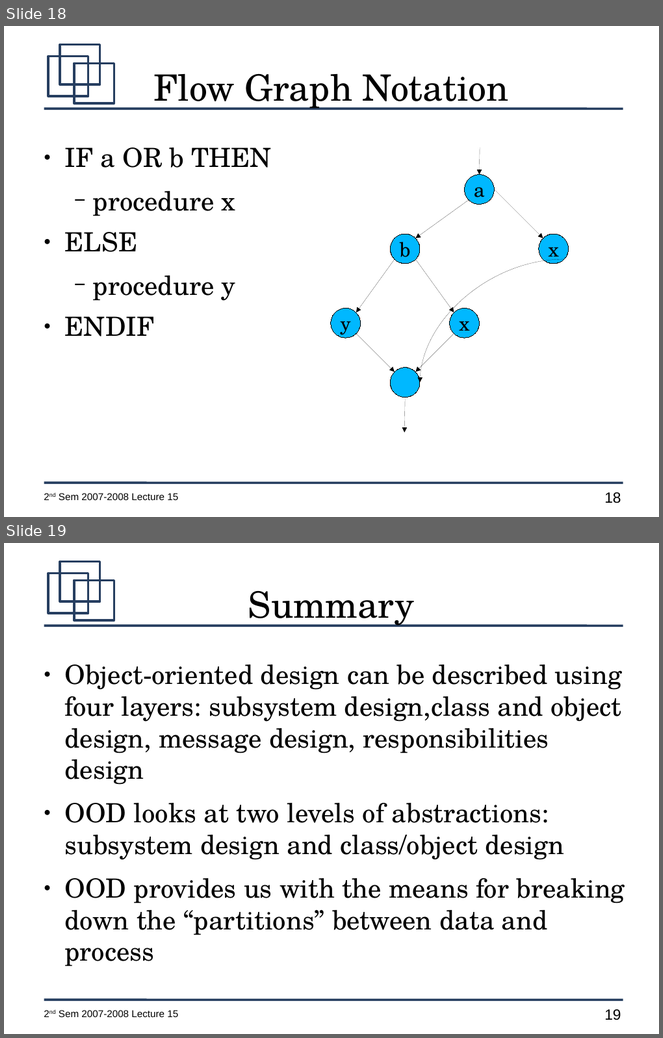
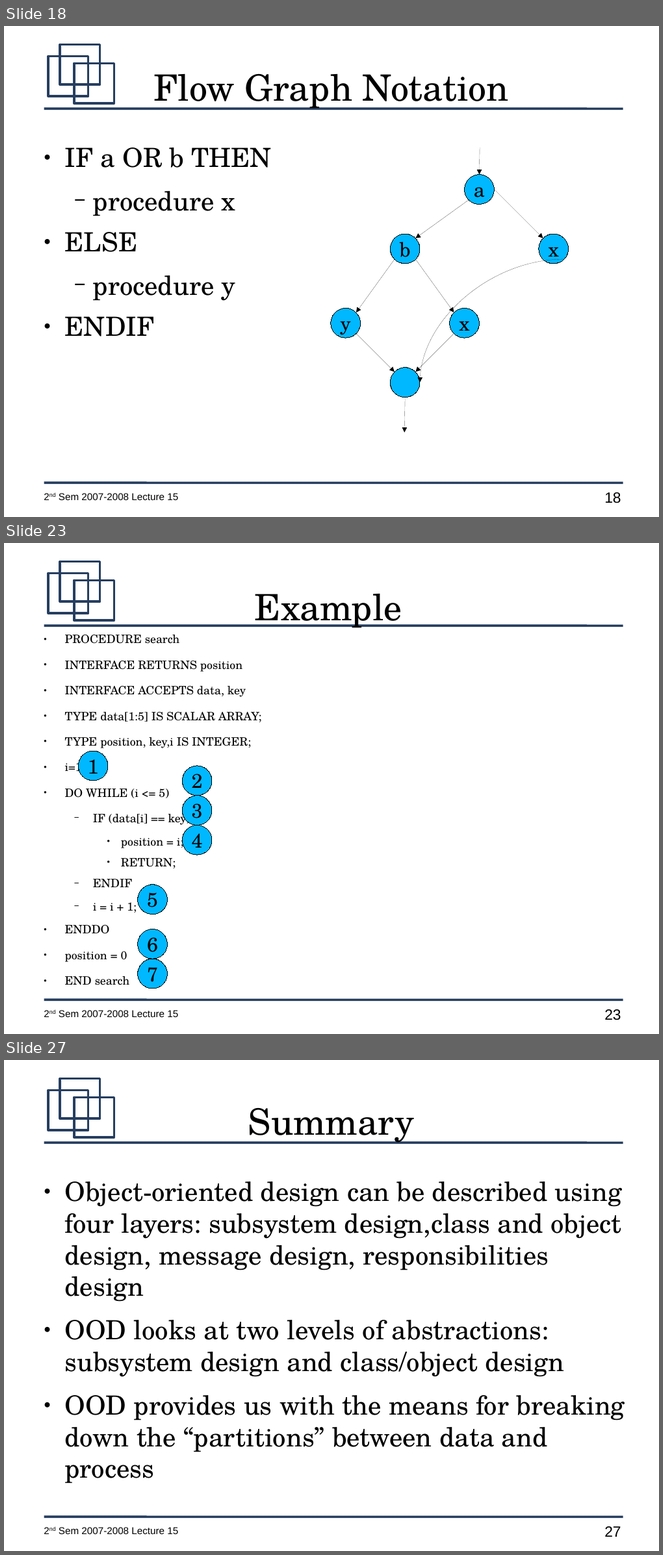
Before and after one commit to jachermocilla/jach-homepage, a slide deck: CMSC128-2nd-Sem-2007-L15.odp. Shown one above the other, each under a label of ours: slides 18 and 19 before the commit, slides 18, 23 and 27 after it; the slides between them are not shown. The pictures are 663x1038 and 663x1555 pixels, drawn with LibreOffice and Linux fonts; fonts in the diff are those of the drawing. Boxes give left, top, right and bottom in pixels: in the first picture for what was removed or moved away, otherwise in the second. Text is boxed around its words. In the diff, an @@ line names an element or a change of style, - is before the commit and + after.

```diff
--- a/CMSC128-2nd-Sem-2007-L15.odp
+++ b/CMSC128-2nd-Sem-2007-L15.odp
@@ slide 23 added at [4,543,659,1034], background #FFFFFF; not listed: 7 template elements that a slide beside it also shows @@
@@ title added at [255,594,402,628], 44 pt, text #000000 @@
+Example
@@ text added at [65,635,262,986], 14 pt, text #000000 @@
+● PROCEDURE search
+● INTERFACE RETURNS position
+● INTERFACE ACCEPTS data, key
+● TYPE data[1:5] IS SCALAR ARRAY;
+● TYPE position, key,i IS INTEGER;
+● i=1;
+● DO WHILE (i <= 5)
+  − IF (data[i] == key)
+    ● position = i;
+    ● RETURN;
+  − ENDIF
+  − i = i + 1;
+● ENDDO
+● position = 0
+● END search
@@ ellipse added at [78,751,108,781], fill #00B8FF, outline #000000 0 pt, 24 pt, text #000000 @@
+1
@@ ellipse added at [182,766,212,796], fill #00B8FF, outline #000000 0 pt, 24 pt, text #000000 @@
+2
@@ ellipse added at [182,796,212,825], fill #00B8FF, outline #000000 0 pt, 24 pt, text #000000 @@
+3
@@ ellipse added at [182,825,212,855], fill #00B8FF, outline #000000 0 pt, 24 pt, text #000000 @@
+4
@@ ellipse added at [138,885,168,915], fill #00B8FF, outline #000000 0 pt, 24 pt, text #000000 @@
+5
@@ ellipse added at [138,930,168,959], fill #00B8FF, outline #000000 0 pt, 24 pt, text #000000 @@
+6
@@ ellipse added at [138,959,168,989], fill #00B8FF, outline #000000 0 pt, 24 pt, text #000000 @@
+7
@@ what was slide 19 is now slide 27 @@
@@ page number at [605,1527,621,1537]: text changed @@
-19
+27
```
Also in this commit, not shown: 7 other slides added.
